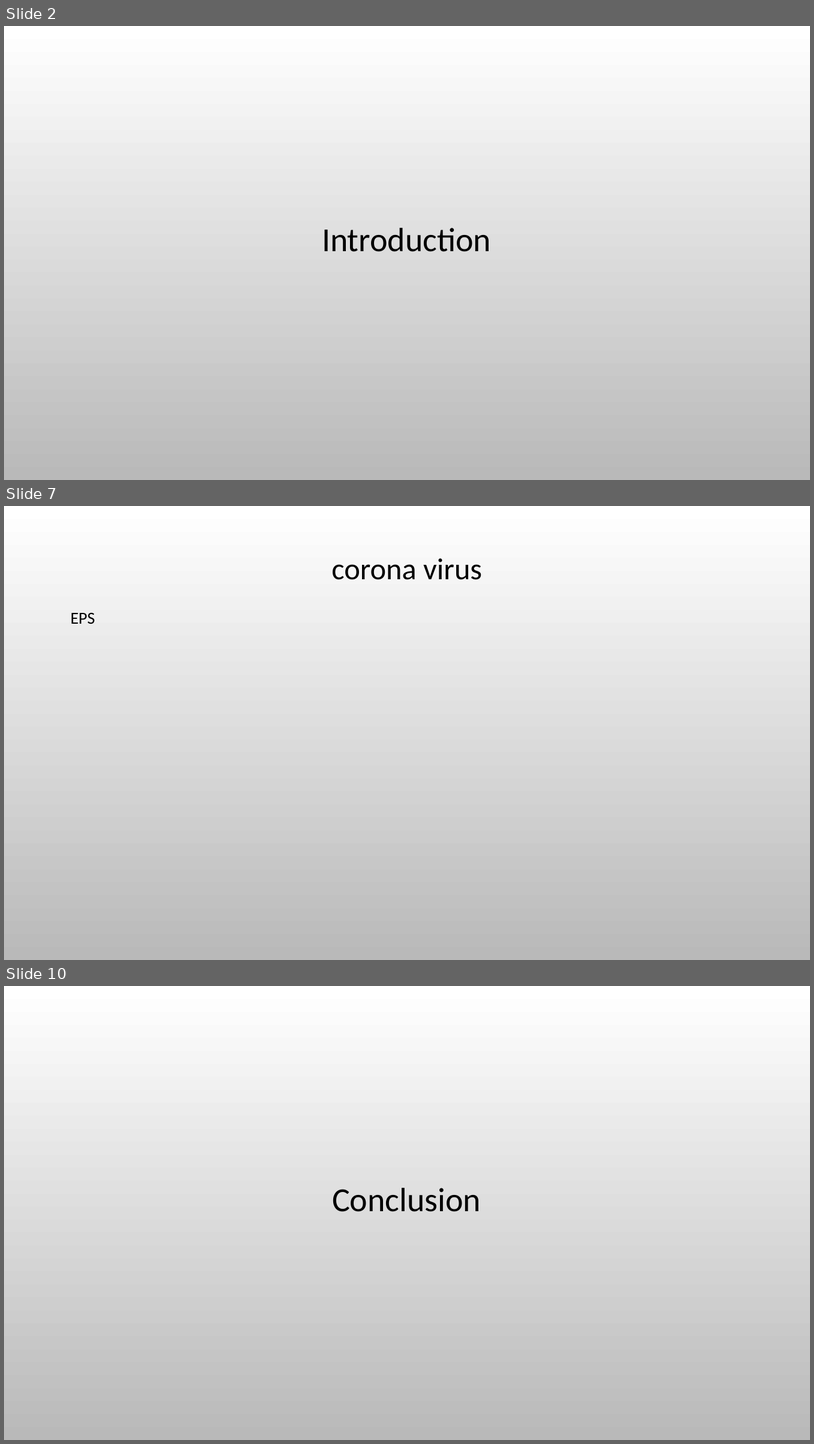
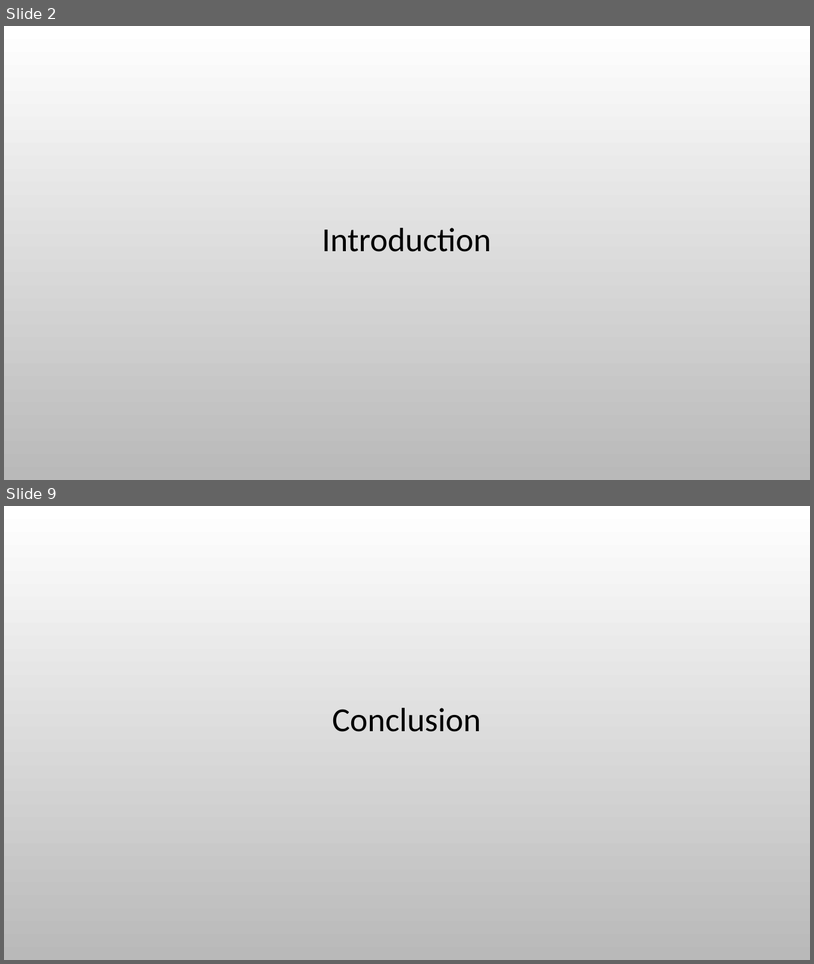
Before and after one commit to ted-dunstone/reports, a slide deck: simple/presentation.pptx. Shown one above the other, each under a label of ours: slides 2, 7 and 10 before the commit, slides 2 and 9 after it; the slides between them are not shown. The pictures are 814x1444 and 814x964 pixels, drawn with LibreOffice and Linux fonts; fonts in the diff are those of the drawing; background and template pictures are left out. Boxes give left, top, right and bottom in pixels: in the first picture for what was removed or moved away, otherwise in the second. Text is boxed around its words. In the diff, an @@ line names an element or a change of style, - is before the commit and + after.

```diff
--- a/simple/presentation.pptx
+++ b/simple/presentation.pptx
@@ slide 7 removed at (4, 506, 810, 960), background picture (left out) @@
@@ title removed at (332, 558, 482, 580) @@
-corona virus
@@ text removed at (71, 613, 95, 624) @@
-EPS
@@ what was slide 10 is now slide 9 @@
```
Also in this commit, not shown: 2 slides changed, 6 slides added, 11 other slides removed, 35 other files.
